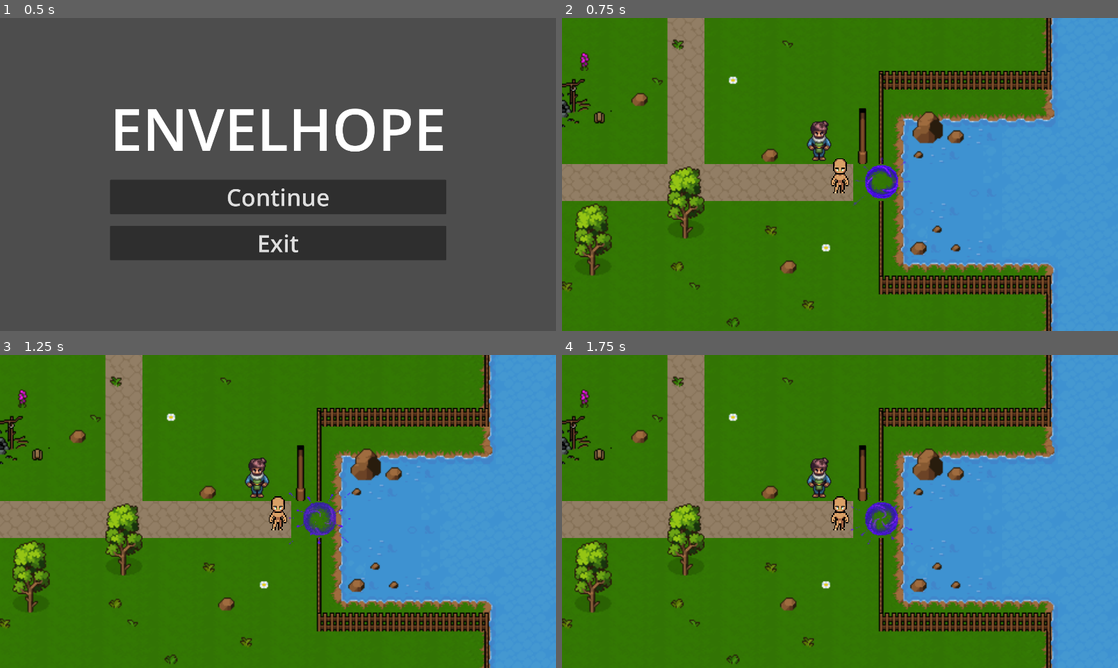
Above: before the commit, frames 1-4 (two rows, left to right).
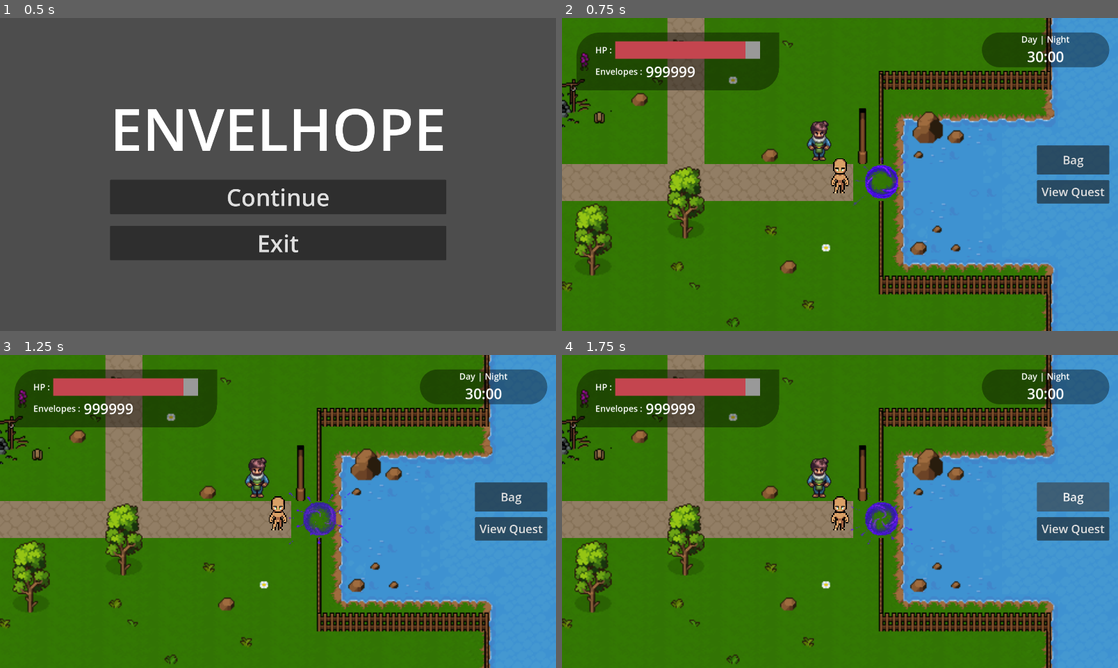
Above: after the commit, the same moments.

Repository: hoaxnt/envelhope-beta
Game: Godot game, scene res://Scenes/utils/main_menu.tscn
Same seed, same stepped clock (60 frames per second), same inputs: the game is played once before the commit and once after it.
Inputs (mouse positions are in pixels of both pictures, inside the frame that each line leads up to):
- Up to frame 1 (0.5 s): no input
- Up to frame 2 (0.75 s): click "Continue" at 0.5 s
- Up to frame 3 (1.25 s): no input
- Up to frame 4 (1.75 s): click (1073, 495) at 1.25 s, where only the run after the commit has a clickable "Bag"

Frame 1 is identical in both runs. In frame 2, 11% of the frame differs, in the area x 2-99%, y 4-60%; in frame 3, 11%; in frame 4, 11%.

Commit message:
fix: display HUD bug

Diff:
--- a/Scenes/utils/hud.tscn
+++ b/Scenes/utils/hud.tscn
@@ -1,4 +1,6 @@
-[gd_scene load_steps=5 format=3 uid="uid://c1n41auotc7uk"]
+[gd_scene load_steps=6 format=3 uid="uid://c1n41auotc7uk"]
+
+[ext_resource type="Script" uid="uid://w7d6720fk01t" path="res://scripts/utils/hud_state.gd" id="1_0fbou"]
 
 [sub_resource type="StyleBoxFlat" id="StyleBoxFlat_kniqr"]
 bg_color = Color(0, 0, 0, 0.3882353)
@@ -18,6 +20,7 @@
 corner_radius_bottom_left = 150
 
 [node name="Hud" type="CanvasLayer"]
+script = ExtResource("1_0fbou")
 
 [node name="Control" type="Control" parent="."]
 layout_mode = 3
@@ -182,11 +185,15 @@
 [node name="BagButton" type="Button" parent="Control3/MarginContainer/HBoxContainer/VBoxContainer"]
 custom_minimum_size = Vector2(250, 100)
 layout_mode = 2
+focus_mode = 0
 theme_override_font_sizes/font_size = 40
 text = "Bag"
 
 [node name="ViewQuestButton" type="Button" parent="Control3/MarginContainer/HBoxContainer/VBoxContainer"]
 custom_minimum_size = Vector2(0, 80)
 layout_mode = 2
+focus_mode = 0
 theme_override_font_sizes/font_size = 40
 text = "View Quest"
+
+[connection signal="pressed" from="Control3/MarginContainer/HBoxContainer/VBoxContainer/BagButton" to="." method="_on_bag_button_pressed"]
--- a/Scripts/Chapters/chapter_1.gd
+++ b/Scripts/Chapters/chapter_1.gd
@@ -1,6 +1,10 @@
 extends Node2D
 
 @onready var global_state = get_node("/root/GlobalState")
+@onready var hud_state = get_node("/root/HudState")
+
+func _ready() -> void:
+	hud_state.toggle_hud()
 
 func _input(event: InputEvent) -> void:
 	if event.is_action_released("ui_cancel"):
--- a/Scripts/utils/global_state.gd
+++ b/Scripts/utils/global_state.gd
@@ -1,7 +1,6 @@
 extends Node2D
 
-const PAUSE_MENU_PATH = "res://scenes/utils/pause_menu.tscn"
-var pause_menu_scene = preload(PAUSE_MENU_PATH)
+var pause_menu_scene = preload("res://scenes/utils/pause_menu.tscn")
 var current_menu_instance = null
 
 func toggle_pause() -> void:
--- a/Scripts/utils/hud_state.gd
+++ b/Scripts/utils/hud_state.gd
@@ -1,11 +1,12 @@
-extends Node
+extends Node2D
 
+var bag_button = "$Control3/MarginContainer/HBoxContainer/VBoxContainer/BagButton"
+var load_hud = preload("res://scenes/utils/hud.tscn")
+var hud = null
 
-# Called when the node enters the scene tree for the first time.
-func _ready() -> void:
-	pass # Replace with function body.
+func toggle_hud() -> void:
+	hud = load_hud.instantiate()
+	get_tree().root.add_child(hud)
 
-
-# Called every frame. 'delta' is the elapsed time since the previous frame.
-func _process(delta: float) -> void:
-	pass
+func _on_bag_button_pressed() -> void:
+	print("Bag")
--- a/project.godot
+++ b/project.godot
@@ -18,6 +18,7 @@
 [autoload]
 
 GlobalState="*res://scripts/utils/global_state.gd"
+HudState="*res://scripts/utils/hud_state.gd"
 
 [display]
 
@@ -37,12 +38,16 @@
 
 [input]
 
+ui_accept={
+"deadzone": 0.5,
+"events": []
+}
 ui_left={
 "deadzone": 0.5,
 "events": [Object(InputEventKey,"resource_local_to_scene":false,"resource_name":"","device":0,"window_id":0,"alt_presse …(194 unchanged characters)…
 , Object(InputEventJoypadButton,"resource_local_to_scene":false,"resource_name":"","device":0,"button_index":13,"pressure":0.0,"pressed":false,"script":null)
 , Object(InputEventJoypadMotion,"resource_local_to_scene":false,"resource_name":"","device":0,"axis":0,"axis_value":-1.0,"script":null)
-, Object(InputEventKey,"resource_local_to_scene":false,"resource_name":"","device":0,"window_id":0,"alt_pressed":false,"shift_pressed":false,"ctrl_pressed":false,"meta_pressed":false,"pressed":false,"keycode":0,"physical_keycode":65,"key_label":0,"unicode":0,"location":0,"echo":false,"script":null)
+, Object(InputEventKey,"resource_local_to_scene":false,"resource_name":"","device":-1,"window_id":0,"alt_pressed":false,"shift_pressed":false,"ctrl_pressed":false,"meta_pressed":false,"pressed":false,"keycode":0,"physical_keycode":65,"key_label":0,"unicode":97,"location":0,"echo":false,"script":null)
 ]
 }
 ui_right={
@@ -50,7 +55,7 @@
 "events": [Object(InputEventKey,"resource_local_to_scene":false,"resource_name":"","device":0,"window_id":0,"alt_presse …(194 unchanged characters)…
 , Object(InputEventJoypadButton,"resource_local_to_scene":false,"resource_name":"","device":0,"button_index":14,"pressure":0.0,"pressed":false,"script":null)
 , Object(InputEventJoypadMotion,"resource_local_to_scene":false,"resource_name":"","device":0,"axis":0,"axis_value":1.0,"script":null)
-, Object(InputEventKey,"resource_local_to_scene":false,"resource_name":"","device":0,"window_id":0,"alt_pressed":false,"shift_pressed":false,"ctrl_pressed":false,"meta_pressed":false,"pressed":false,"keycode":0,"physical_keycode":68,"key_label":0,"unicode":0,"location":0,"echo":false,"script":null)
+, Object(InputEventKey,"resource_local_to_scene":false,"resource_name":"","device":-1,"window_id":0,"alt_pressed":false,"shift_pressed":false,"ctrl_pressed":false,"meta_pressed":false,"pressed":false,"keycode":0,"physical_keycode":68,"key_label":0,"unicode":100,"location":0,"echo":false,"script":null)
 ]
 }
 ui_up={
@@ -58,7 +63,7 @@
 "events": [Object(InputEventKey,"resource_local_to_scene":false,"resource_name":"","device":0,"window_id":0,"alt_presse …(194 unchanged characters)…
 , Object(InputEventJoypadButton,"resource_local_to_scene":false,"resource_name":"","device":0,"button_index":11,"pressure":0.0,"pressed":false,"script":null)
 , Object(InputEventJoypadMotion,"resource_local_to_scene":false,"resource_name":"","device":0,"axis":1,"axis_value":-1.0,"script":null)
-, Object(InputEventKey,"resource_local_to_scene":false,"resource_name":"","device":0,"window_id":0,"alt_pressed":false,"shift_pressed":false,"ctrl_pressed":false,"meta_pressed":false,"pressed":false,"keycode":0,"physical_keycode":87,"key_label":0,"unicode":0,"location":0,"echo":false,"script":null)
+, Object(InputEventKey,"resource_local_to_scene":false,"resource_name":"","device":-1,"window_id":0,"alt_pressed":false,"shift_pressed":false,"ctrl_pressed":false,"meta_pressed":false,"pressed":false,"keycode":0,"physical_keycode":87,"key_label":0,"unicode":119,"location":0,"echo":false,"script":null)
 ]
 }
 ui_down={
@@ -66,7 +71,7 @@
 "events": [Object(InputEventKey,"resource_local_to_scene":false,"resource_name":"","device":0,"window_id":0,"alt_presse …(194 unchanged characters)…
 , Object(InputEventJoypadButton,"resource_local_to_scene":false,"resource_name":"","device":0,"button_index":12,"pressure":0.0,"pressed":false,"script":null)
 , Object(InputEventJoypadMotion,"resource_local_to_scene":false,"resource_name":"","device":0,"axis":1,"axis_value":1.0,"script":null)
-, Object(InputEventKey,"resource_local_to_scene":false,"resource_name":"","device":0,"window_id":0,"alt_pressed":false,"shift_pressed":false,"ctrl_pressed":false,"meta_pressed":false,"pressed":false,"keycode":0,"physical_keycode":83,"key_label":0,"unicode":0,"location":0,"echo":false,"script":null)
+, Object(InputEventKey,"resource_local_to_scene":false,"resource_name":"","device":-1,"window_id":0,"alt_pressed":false,"shift_pressed":false,"ctrl_pressed":false,"meta_pressed":false,"pressed":false,"keycode":0,"physical_keycode":83,"key_label":0,"unicode":115,"location":0,"echo":false,"script":null)
 ]
 }
 interact={
